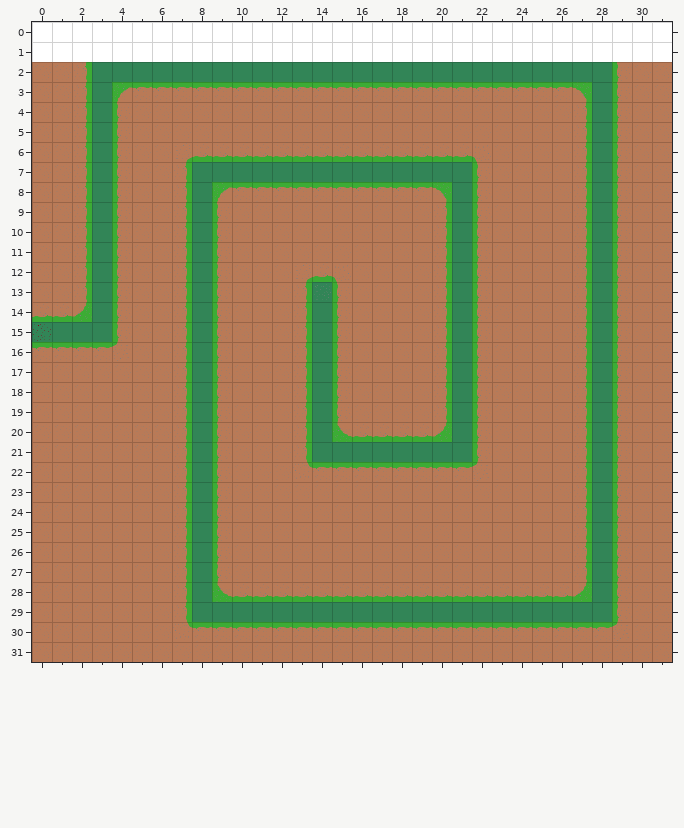
A Tiled map gets an edit: tower-defense/tower-defense-android/assets/data/world/level8/level.tmx. The picture above was drawn from the file before the commit.
Cells are 32x32 px. Shown: x 0..31, y 0..31.
New version:
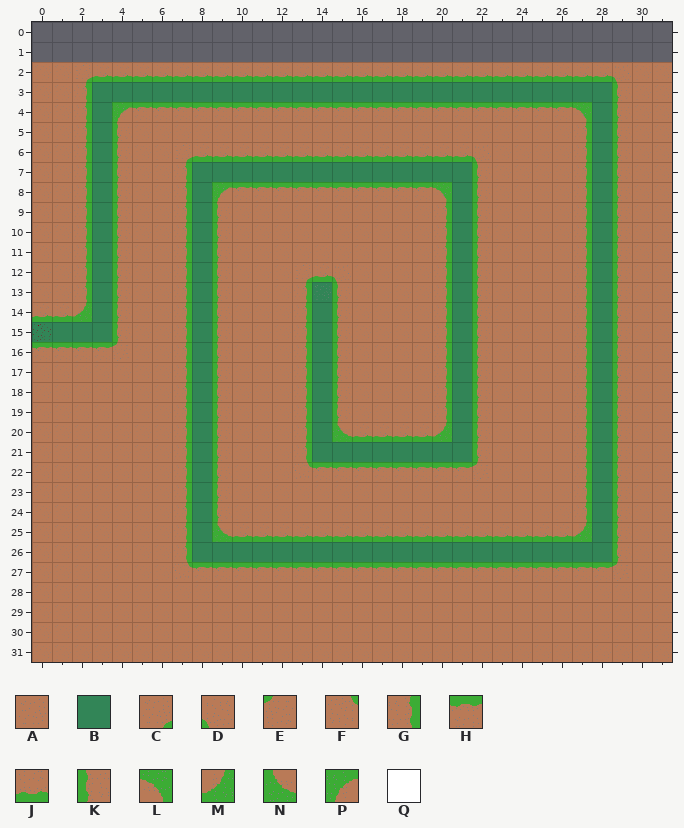
Key: from "tiles": A 0, B 4, C 7, D 8, E 9, F 10, G 12, H 13, J 14, K 15, L 16, M 17, N 18, P 19, Q 28.
_ is an empty cell, # one hidden under a higher layer.
From old to new:
Layer "Ground":
y 0..1: x 0..31 QQQQQQQQQQQQQQQQQQQQQQQQQQQQQQQQ -> ________________________________
y 2: x 2..29 G##########################K -> CJJJJJJJJJJJJJJJJJJJJJJJJJJD
y 3: x 4..27 PHHHHHHHHHHHHHHHHHHHHHHL -> ########################
y 4: x 4..27 KAAAAAAAAAAAAAAAAAAAAAAG -> PHHHHHHHHHHHHHHHHHHHHHHL
y 25: x 9..27 KAAAAAAAAAAAAAAAAAG -> NJJJJJJJJJJJJJJJJJM
y 26: x 9 K -> #; x 27 G -> #
y 27: x 7..29 G#KAAAAAAAAAAAAAAAAAG#K -> FHHHHHHHHHHHHHHHHHHHHHE
y 28: x 7 G -> A; x 9..27 NJJJJJJJJJJJJJJJJJM -> AAAAAAAAAAAAAAAAAAA; x 29 K -> A
y 29: x 7 G -> A; x 29 K -> A
y 30: x 7..29 FHHHHHHHHHHHHHHHHHHHHHE -> AAAAAAAAAAAAAAAAAAAAAAA
Layer "Path":
y 2: x 3..28 BBBBBBBBBBBBBBBBBBBBBBBBBB -> __________________________
y 3: x 4..27 ________________________ -> BBBBBBBBBBBBBBBBBBBBBBBB
y 26: x 9..27 ___________________ -> BBBBBBBBBBBBBBBBBBB
y 27..28: x 8 B -> _; x 28 B -> _
y 29: x 8..28 BBBBBBBBBBBBBBBBBBBBB -> _____________________
Changed places in both pictures, as pixel boxes (x1, y1, x2, y2):
changed: (32, 22, 672, 122)
changed: (172, 522, 632, 642)
